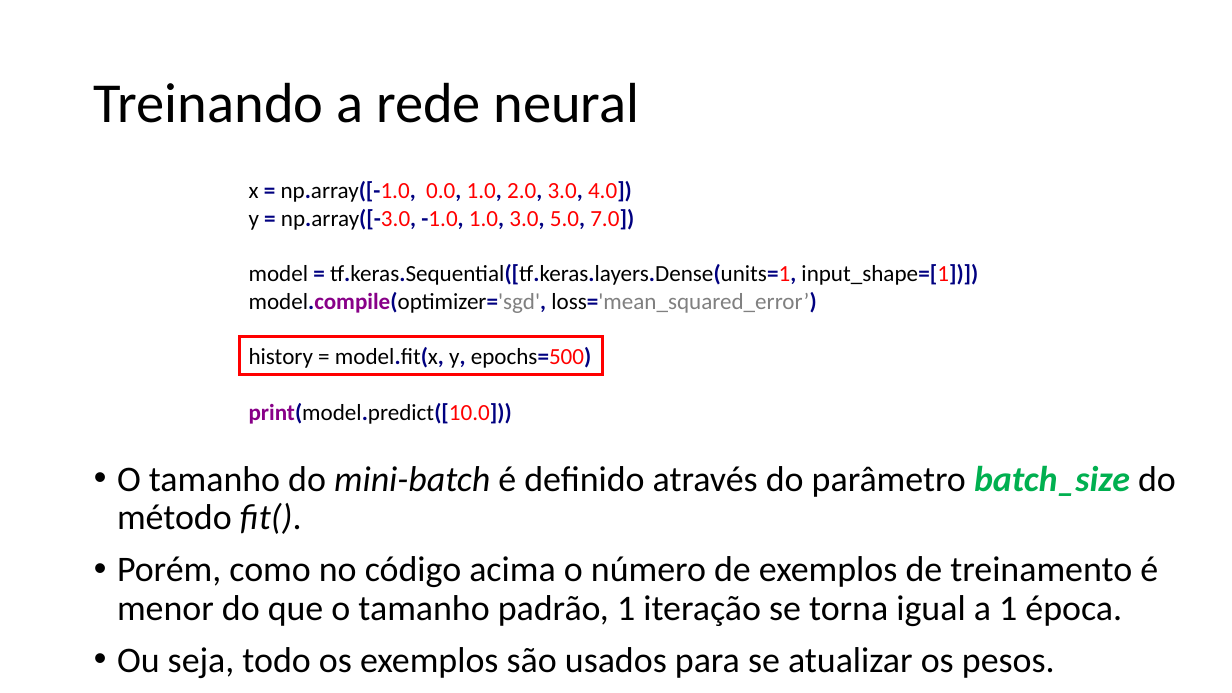
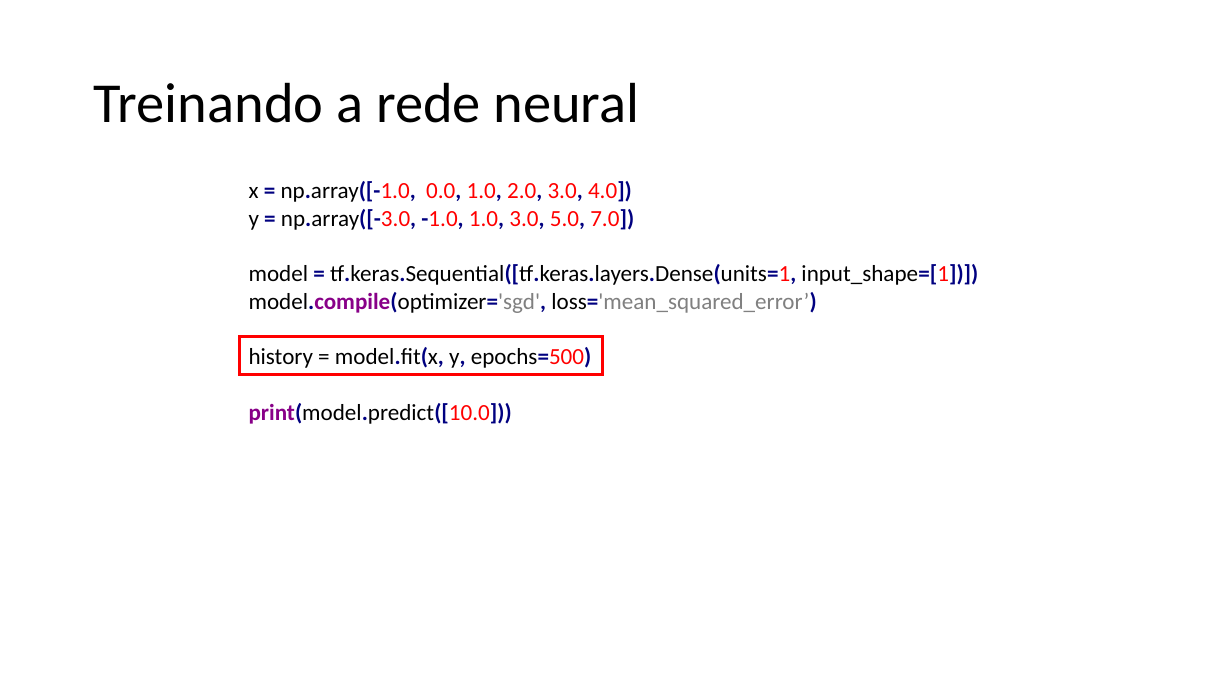
Before and after one commit to zz4fap/tp557-iot-ml, a slide deck: slide 22 of slides/TP557_7_Regressão_com_DNNs_parte_I.pptx. Drawn at 1232x693 pixels with LibreOffice and Linux fonts; fonts in the diff are those of the drawing; grey boxes stand for pictures. Boxes give left, top, right and bottom in pixels: in the first picture for what was removed or moved away, otherwise in the second. Text is boxed around its words. In the diff, an @@ line names an element or a change of style, - is before the commit and + after.

```diff
--- a/slides/TP557_7_Regressão_com_DNNs_parte_I.pptx
+++ b/slides/TP557_7_Regressão_com_DNNs_parte_I.pptx
@@ text removed at (117,465,1176,678) @@
-• O tamanho do mini-batch é definido através do parâmetro batch_size do método fit().
-• Porém, como no código acima o número de exemplos de treinamento é menor do que o tamanho padrão, 1 iteração se torna igual a 1 época.
-• Ou seja, todo os exemplos são usados para se atualizar os pesos.
```
Also in this commit, not shown: 5 other slides changed, 3 other files.
